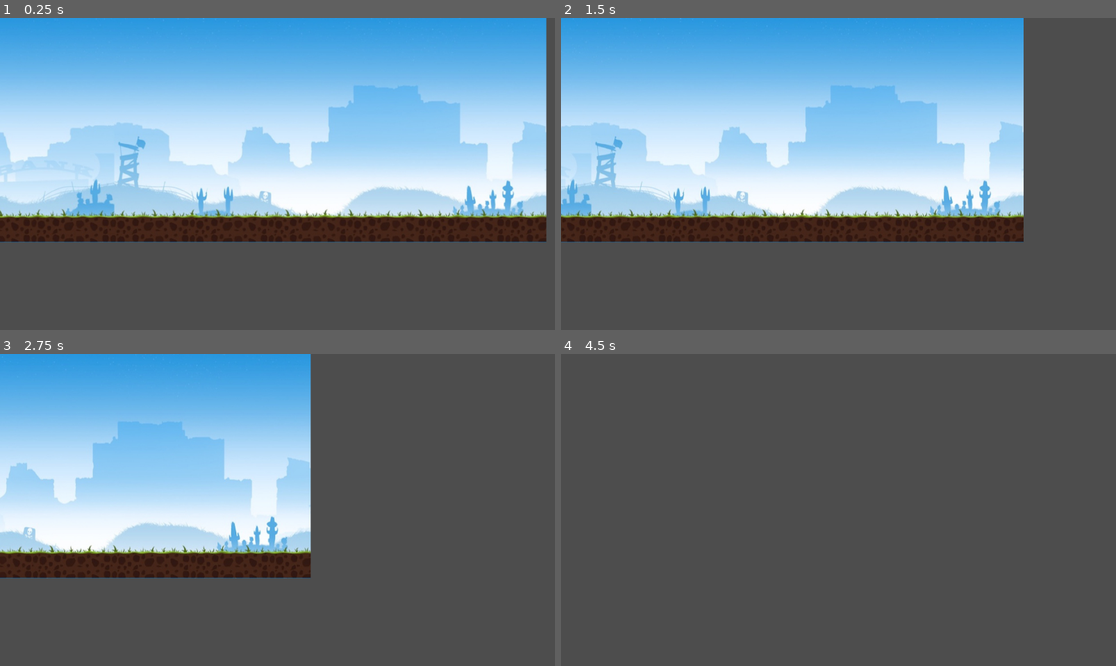
Above: before the commit, frames 1-4 (two rows, left to right).
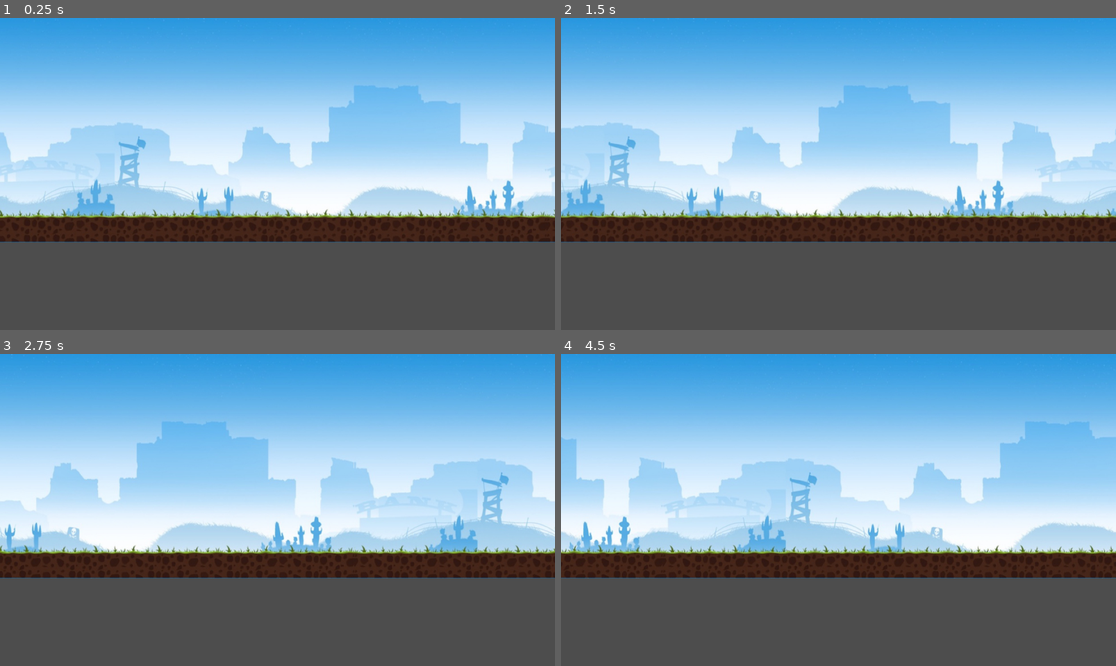
Above: after the commit, the same moments.

Repository: llapenna/run-4-your-bubbles
Game: Godot game, scene res://global/main.tscn
Two runs of this game, one before a commit and one after it. Both use one fixed random seed, a clock stepped at 60 frames per second and the inputs below.
Inputs:
- Up to frame 1 (0.25 s): no input
- Up to frame 2 (1.5 s): no input
- Up to frame 3 (2.75 s): no input
- Up to frame 4 (4.5 s): no input

The runs differ from the first frame. In frame 1, 1.6% of the frame differs, in the area x 0-100%, y 0-72%; in frame 2, 18%; in frame 3, 40%; in frame 4, 72%.

Commit message:
finish simple looper

Diff:
--- a/background/layer.tscn
+++ b/background/layer.tscn
@@ -8,4 +8,5 @@
 
 [node name="Sprite" parent="." instance=ExtResource("2_ha1sf")]
 
-[connection signal="on_background_entered" from="Sprite" to="." method="_on_background_entered"]
+[connection signal="on_background_entered" from="Sprite" to="." method="_on_sprite_on_background_entered"]
+[connection signal="on_background_exited" from="Sprite" to="." method="_on_sprite_on_background_exited"]
--- a/background/looper.gd
+++ b/background/looper.gd
@@ -9,10 +9,20 @@
 	if !last:
 		return
 
-	var x = last.position.x
+	var instance: Sprite2D = backgroundScene.instantiate()
+	$".".add_child(instance)
+
+	instance.position.x += last.position.x + get_bg_length()/2
+	instance.connect("on_background_entered", Callable(self, "spawn_next"))
+
 
 func remove_previous():
-	pass
+	var first = get_sprites()[0]
+
+	if !first:
+		return
+
+	first.queue_free()
 
 func get_bg_length() -> int:
 	return texture.get_width()
@@ -33,3 +43,13 @@
 # Called every frame. 'delta' is the elapsed time since the previous frame.
 func _process(_delta: float) -> void:
 	pass
+
+
+func _on_sprite_on_background_entered() -> void:
+	print("Needs new background")
+	spawn_next()
+
+
+func _on_sprite_on_background_exited() -> void:
+	print("Remove background")
+	remove_previous()
--- a/background/movement.gd
+++ b/background/movement.gd
@@ -3,7 +3,7 @@
 signal on_background_entered
 signal on_background_exited
 
-var sprite: Node2D
+@onready var sprite: Node2D = $"."
 var factor = 1
 
 func get_speed() -> float:
@@ -12,8 +12,16 @@
 
 # Called when the node enters the scene tree for the first time.
 func _ready() -> void:
-	sprite = $"."
+	pass
 
 # Called every frame. 'delta' is the elapsed time since the previous frame.
 func _process(delta: float) -> void:
 	sprite.position.x -= get_speed()
+
+
+func _on_visible_on_screen_notifier_2d_screen_entered() -> void:
+	on_background_entered.emit()
+
+
+func _on_visible_on_screen_notifier_2d_screen_exited() -> void:
+	on_background_exited.emit()
--- a/global/main.tscn
+++ b/global/main.tscn
@@ -5,5 +5,6 @@
 
 [node name="Main" type="Node2D"]
 script = ExtResource("1_a40dn")
+factor = 1.1
 
 [node name="Wrapper" parent="." instance=ExtResource("2_8rev6")]
--- a/global/speed.gd
+++ b/global/speed.gd
@@ -12,5 +12,4 @@
 # Called every frame. 'delta' is the elapsed time since the previous frame.
 func _process(delta: float) -> void:
 	speed += factor * delta
-	print(speed)
 	pass
